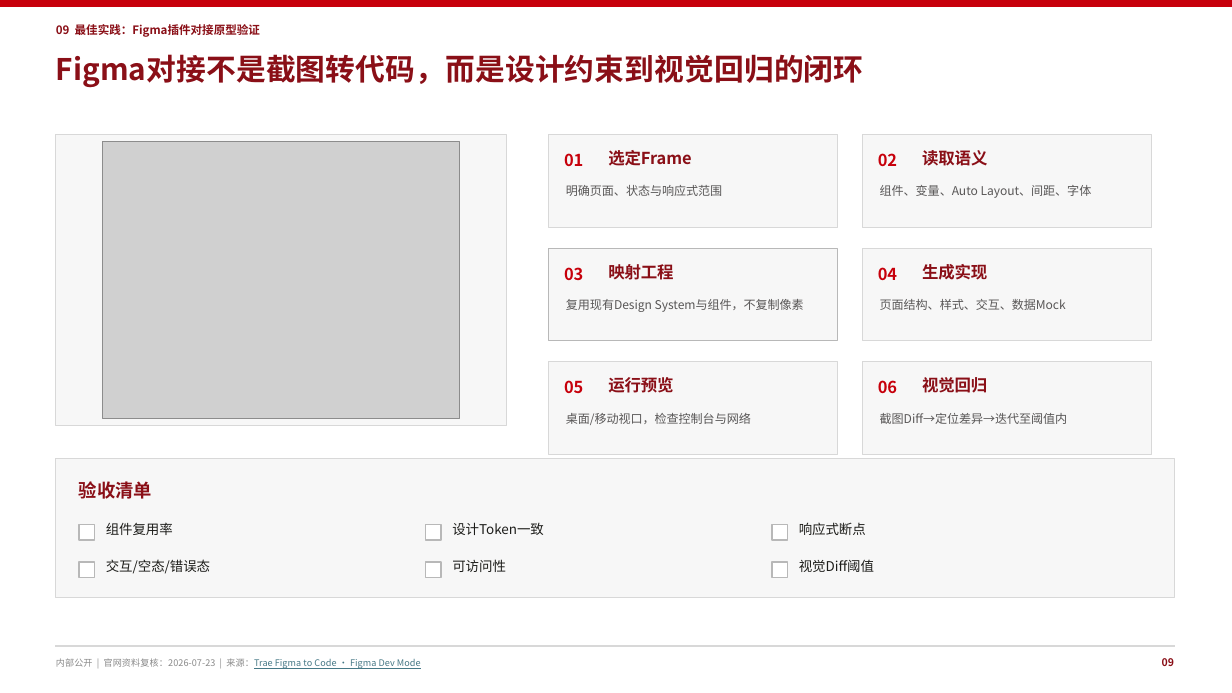
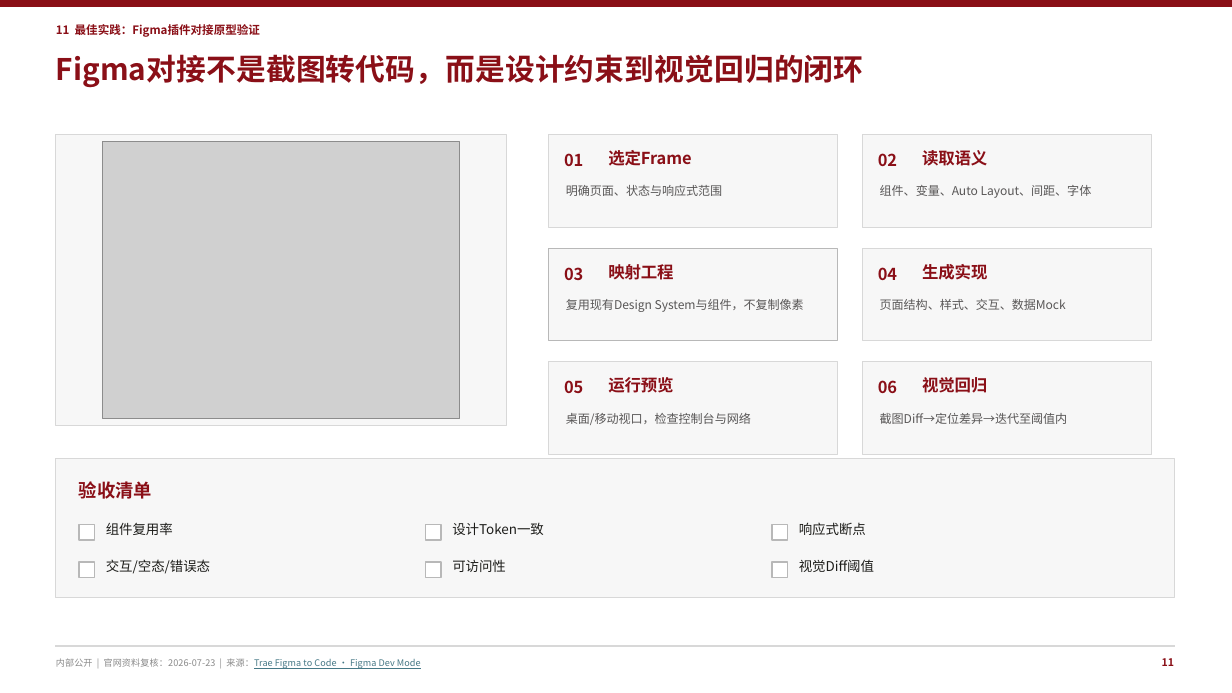
Before and after one commit to peter-liu1997/ai-solution-reports, a slide deck: slide 12 of AI-Coding-工具能力赋能-16页华为企业方案风格版.pptx (slide 10 before the commit). Drawn at 1232x693 pixels with LibreOffice and Linux fonts; fonts in the diff are those of the drawing; grey boxes stand for pictures. Boxes give left, top, right and bottom in pixels: in the first picture for what was removed or moved away, otherwise in the second. Text is boxed around its words. In the diff, an @@ line names an element or a change of style, - is before the commit and + after.

```diff
--- a/AI-Coding-工具能力赋能-16页华为企业方案风格版.pptx
+++ b/AI-Coding-工具能力赋能-16页华为企业方案风格版.pptx
@@ rectangle at (0, 0, 1232, 6): fill #C7000B to #8A0F17; outline #C7000B 0 pt to #8A0F17 0 pt @@
@@ text at (56, 24, 260, 37): text changed @@
-09 最佳实践：Figma插件对接原型验证
+11 最佳实践：Figma插件对接原型验证
@@ text colour #C7000B to #8A0F17 in 6 elements at (564, 153, 583, 166), (878, 153, 897, 166), (564, 267, 583, 280), (878, 267, 897, 280), (564, 380, 583, 393), (878, 380, 897, 393) @@
@@ text at (1162, 658, 1174, 666): text changed @@
-09
+11
```
Also in this commit, not shown: 15 other slides changed.
